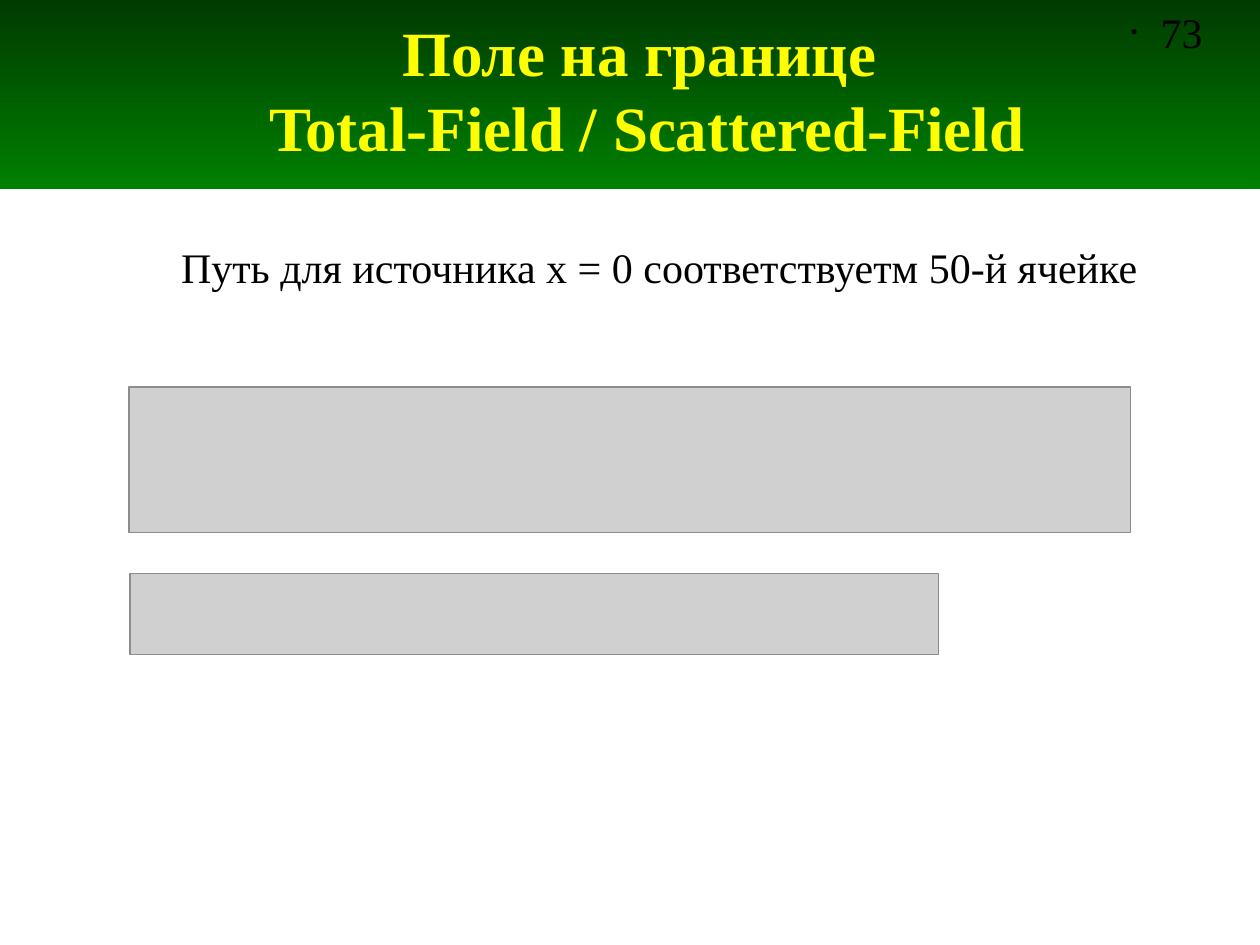
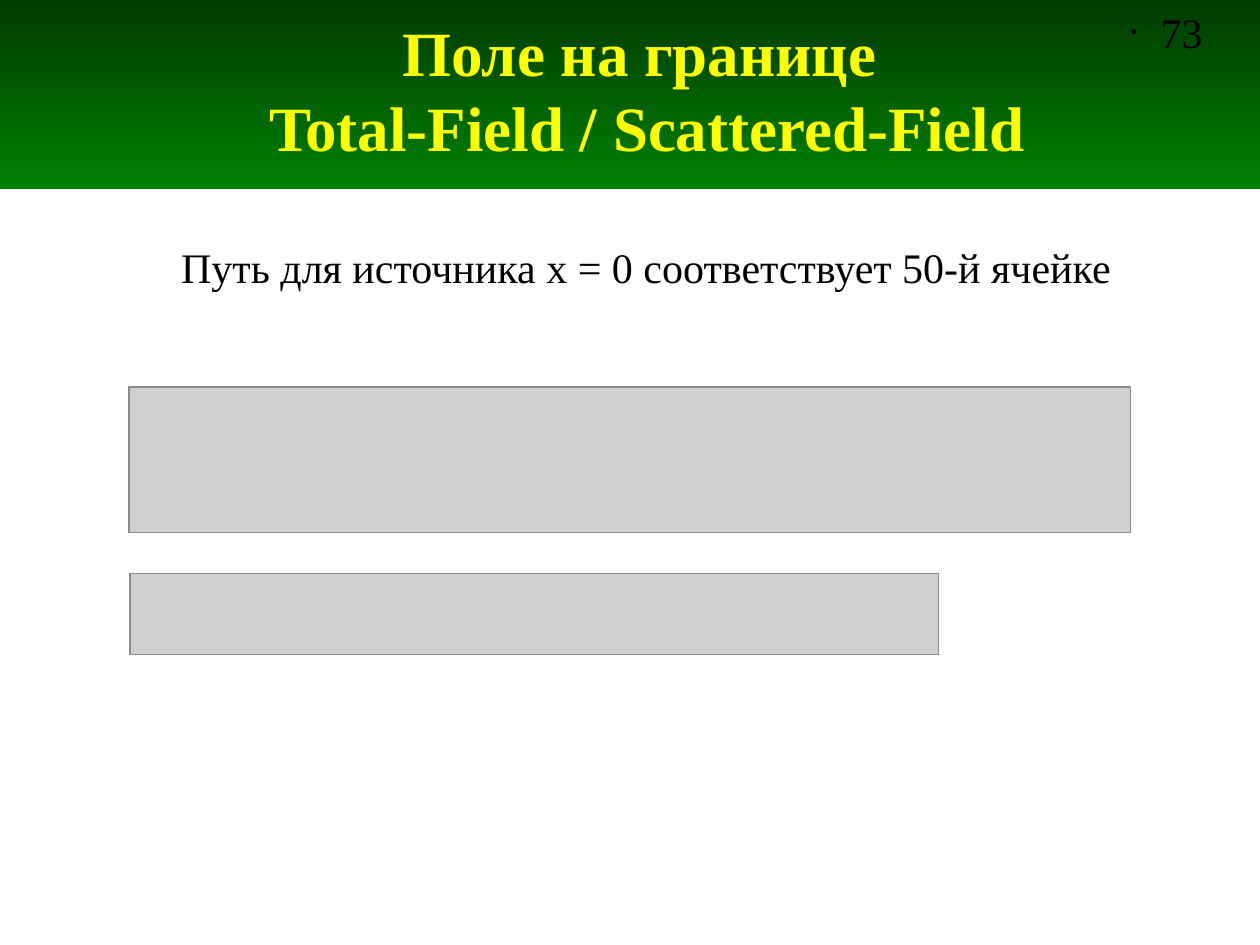
Before and after one commit to andris0147sv/modelling, a slide deck: slide 73 of presentations/2. FDTD.odp. Drawn at 1260x945 pixels with LibreOffice and Linux fonts; fonts in the diff are those of the drawing; grey boxes stand for pictures. Boxes give left, top, right and bottom in pixels: in the first picture for what was removed or moved away, otherwise in the second. Text is boxed around its words. In the diff, an @@ line names an element or a change of style, - is before the commit and + after.

```diff
--- a/presentations/2. FDTD.odp
+++ b/presentations/2. FDTD.odp
@@ text at (x1=181, y1=254, x2=1110, y2=292): text changed @@
-Путь для источника x = 0 соответствуетм 50-й ячейке
+Путь для источника x = 0 соответствует 50-й ячейке
```
Also in this commit, not shown: 6 other slides changed, 6 other files.
